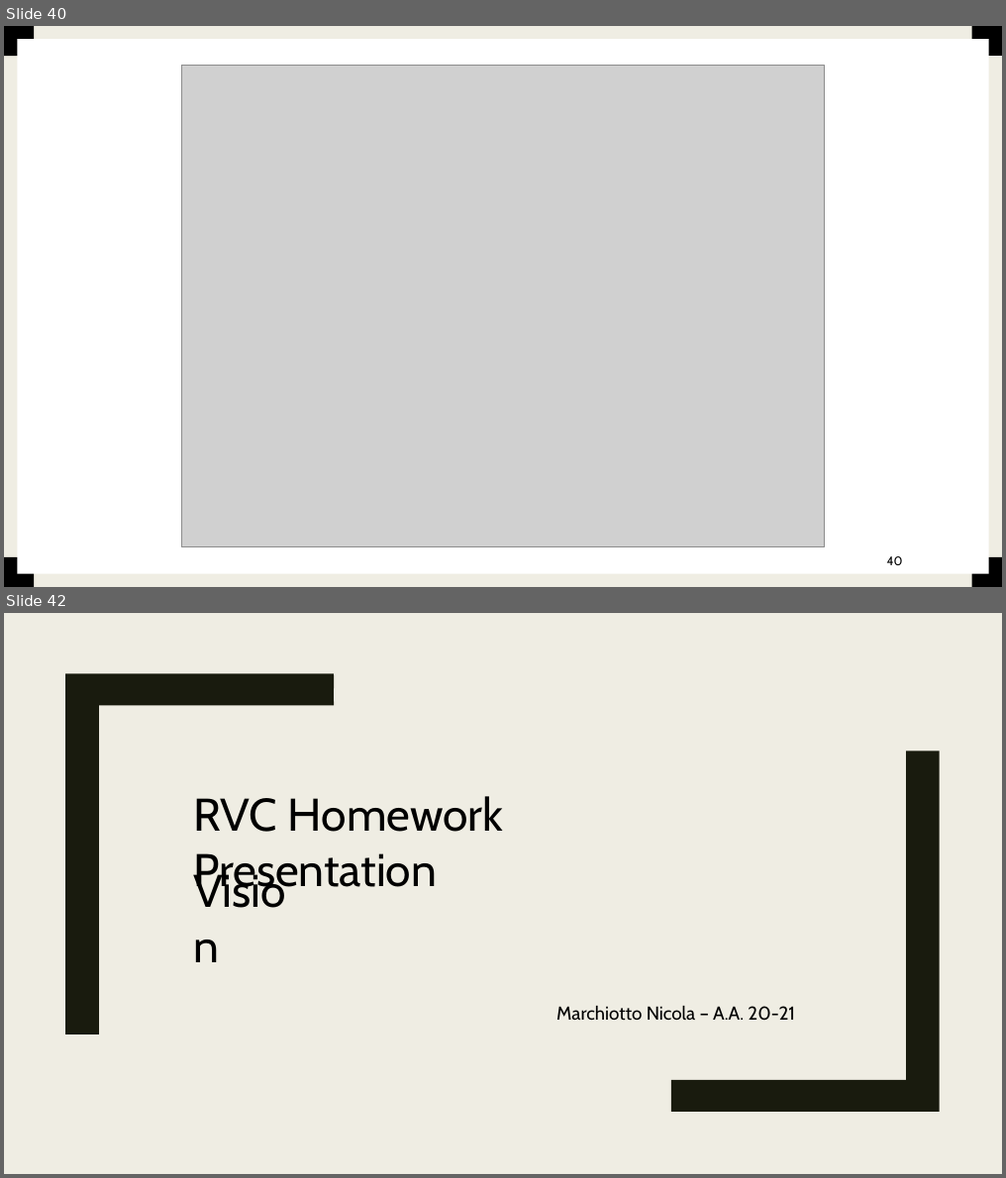
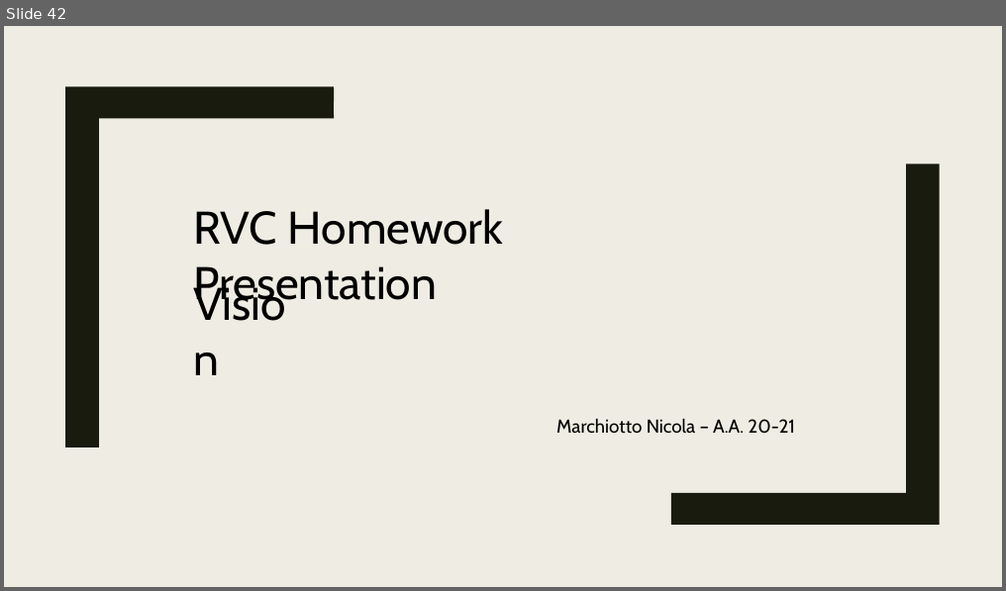
Before and after one commit to nicolamarchiotto/Robotics-Vision-and-Control, a slide deck: Homeworks/RVC_presentation.pptx. Shown one above the other, each under a label of ours: slides 40 and 42 before the commit, slide 42 after it; the slides between them are not shown. The pictures are 1006x1178 and 1006x591 pixels, drawn with LibreOffice and Linux fonts; fonts in the diff are those of the drawing; grey boxes stand for pictures. Boxes give left, top, right and bottom in pixels: in the first picture for what was removed or moved away, otherwise in the second. Text is boxed around its words. In the diff, an @@ line names an element or a change of style, - is before the commit and + after.

```diff
--- a/Homeworks/RVC_presentation.pptx
+++ b/Homeworks/RVC_presentation.pptx
@@ slide 40 removed at (x1=4, y1=26, x2=1002, y2=587), background #EFEDE3 @@
@@ rectangle removed at (x1=4, y1=26, x2=1002, y2=587) @@
@@ rectangle removed at (x1=4, y1=26, x2=34, y2=56) @@
@@ rectangle removed at (x1=18, y1=39, x2=989, y2=574) @@
@@ rectangle removed at (x1=43, y1=26, x2=61, y2=587) @@
@@ rectangle removed at (x1=972, y1=26, x2=1002, y2=55) @@
@@ picture removed at (x1=181, y1=66, x2=825, y2=548) @@
@@ rectangle removed at (x1=4, y1=558, x2=34, y2=587) @@
@@ page number removed at (x1=887, y1=557, x2=903, y2=566) @@
-40
@@ rectangle removed at (x1=972, y1=558, x2=1002, y2=587) @@
```
Also in this commit, not shown: 12 slides changed, 2 slides added, 1 other slide removed, 47 other files.
